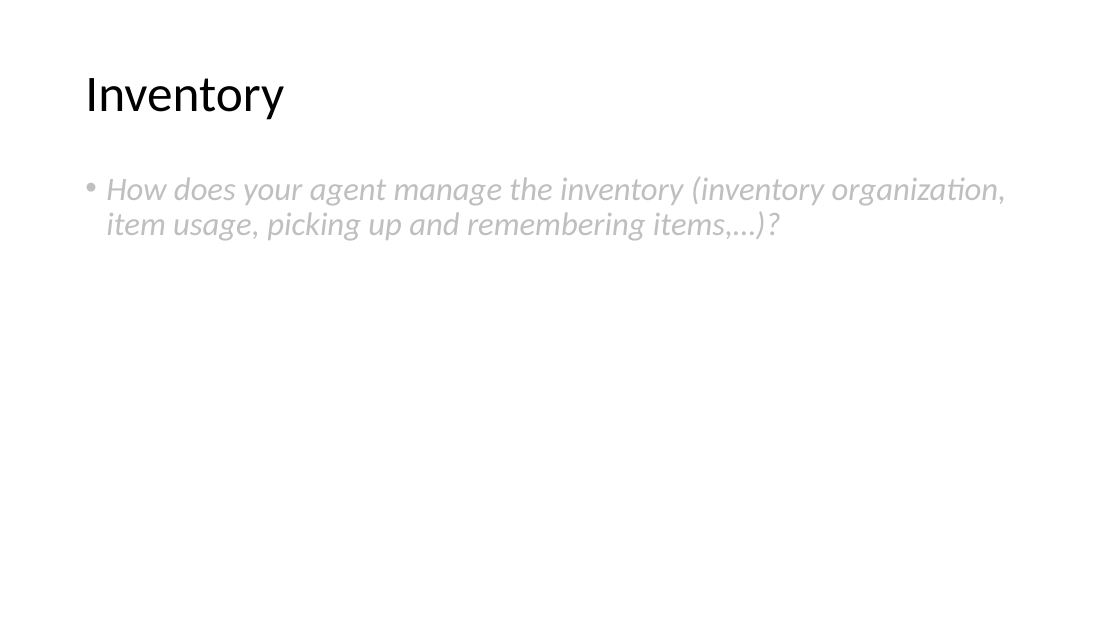
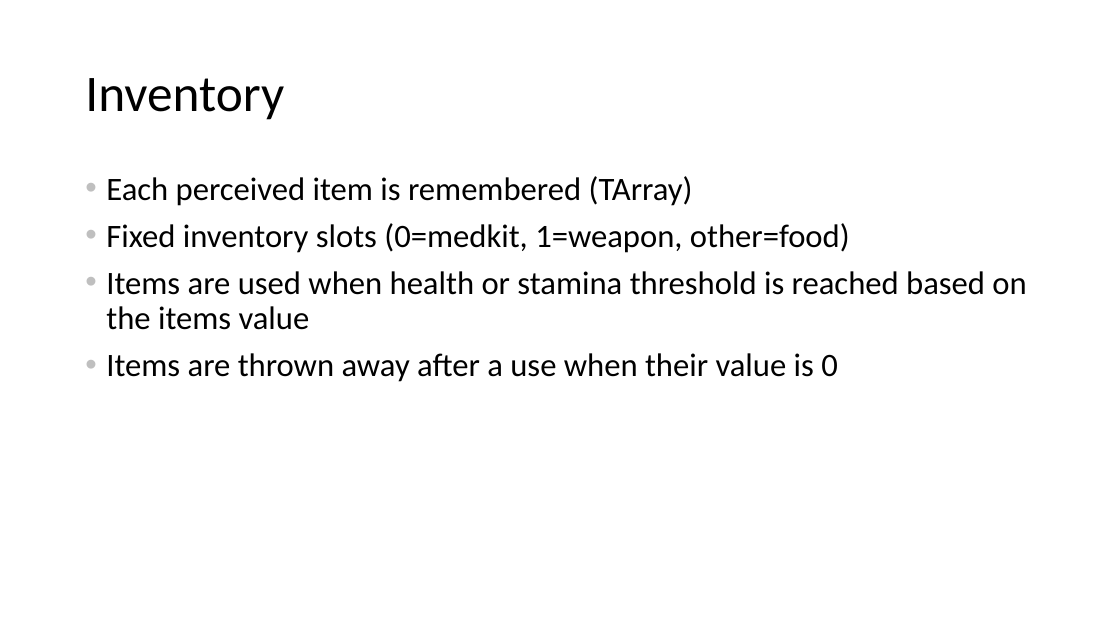
Before and after one commit to DAE-GD-2025-2026/gameai-zombie-BauwenDR, a slide deck: slide 4 of GPP_ZombieAI_DeRonBauwen_2DAE19.pptx. Drawn at 1120x630 pixels with LibreOffice and Linux fonts; fonts in the diff are those of the drawing. Boxes give left, top, right and bottom in pixels: in the first picture for what was removed or moved away, otherwise in the second. Text is boxed around its words. In the diff, an @@ line names an element or a change of style, - is before the commit and + after.

Commit message:
Modified ppt

```diff
--- a/GPP_ZombieAI_DeRonBauwen_2DAE19.pptx
+++ b/GPP_ZombieAI_DeRonBauwen_2DAE19.pptx
@@ text at bbox=[106, 176, 1026, 382]: text changed; text colour #BFBFBF to #000000; italic off @@
-• How does your agent manage the inventory (inventory organization, item usage, picking up and remembering items,…)?
+• Each perceived item is remembered (TArray)
+• Fixed inventory slots (0=medkit, 1=weapon, other=food)
+• Items are used when health or stamina threshold is reached based on the items value
+• Items are thrown away after a use when their value is 0
```
Also in this commit, not shown: 3 other slides changed, 1 other file.
